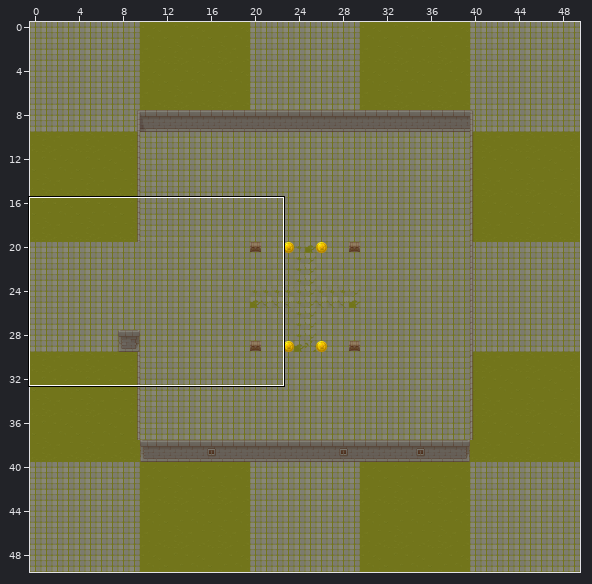
One commit to this Tiled map (JSON): PixiJS/dist/assets/tilemaps/TreasureHunter2D.tmj. Above, an overview of the earlier version with the close-up marked.
Close-up. Before:
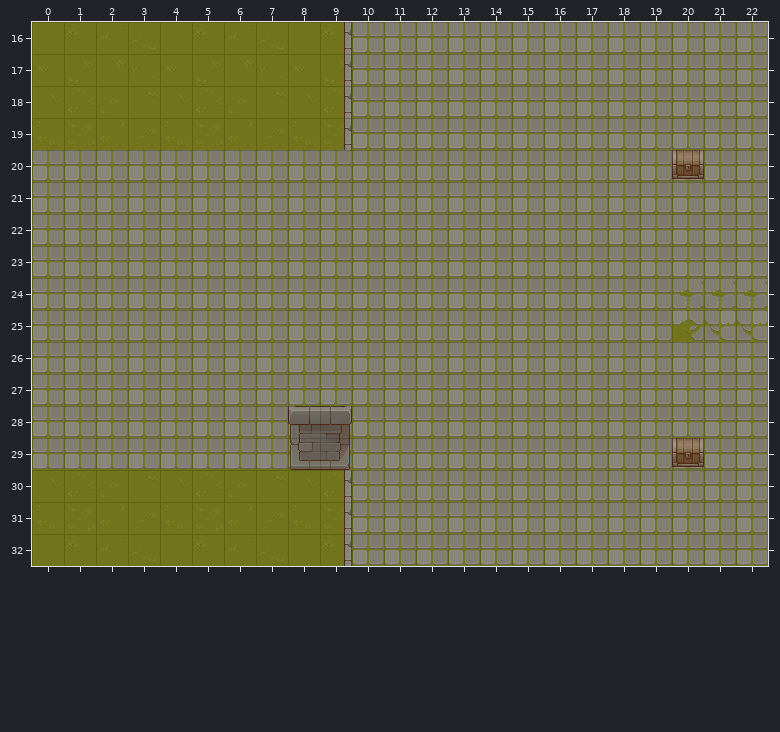
Cells are 32x32 px. Shown: x 0..22, y 16..32.
New version:
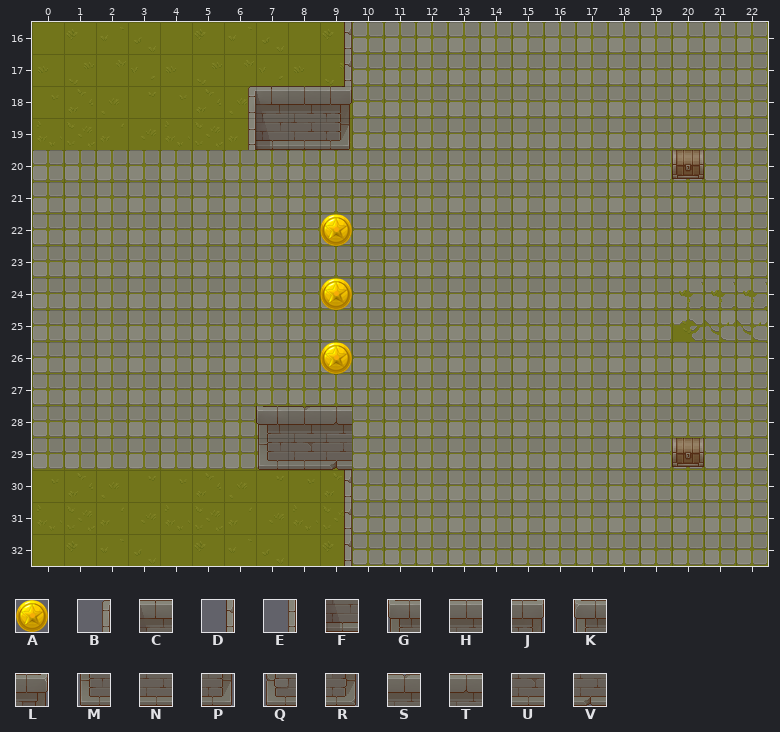
Key: from "ObjectsTileset": A 255 "CoinTilemapObject"; from "WallTileset": B 20, C 21, D 26, E 36, F 37, G 49, H 50, J 51, K 60, L 61, M 65, N 66, P 67, Q 76, R 77, S 97, T 98, U 113, V 114.
_ is an empty cell.
Objects are placed by their top-left corner, in cells (3,4 is the top-left corner of cell 3,4); size is 1x1 cell unless given.
Diff:
Layer "ObjectLayer":
added: A "CoinTilemapObject" at 9,22
added: A "CoinTilemapObject" at 9,24
added: A "CoinTilemapObject" at 9,26
Layer "Walls":
y 18: x 6..9 ___D -> BCHJ
y 19: x 6..9 ___D -> EFNP
y 28: x 7..9 _KL -> GST
y 29: x 7..9 _QR -> MUV
Where, in picture pixels (left, top, right, bottom), the same in both close-ups:
changed: (248, 86, 352, 150)
added: (320, 214, 352, 246)
added: (320, 278, 352, 310)
added: (320, 342, 352, 374)
changed: (256, 406, 352, 470)
